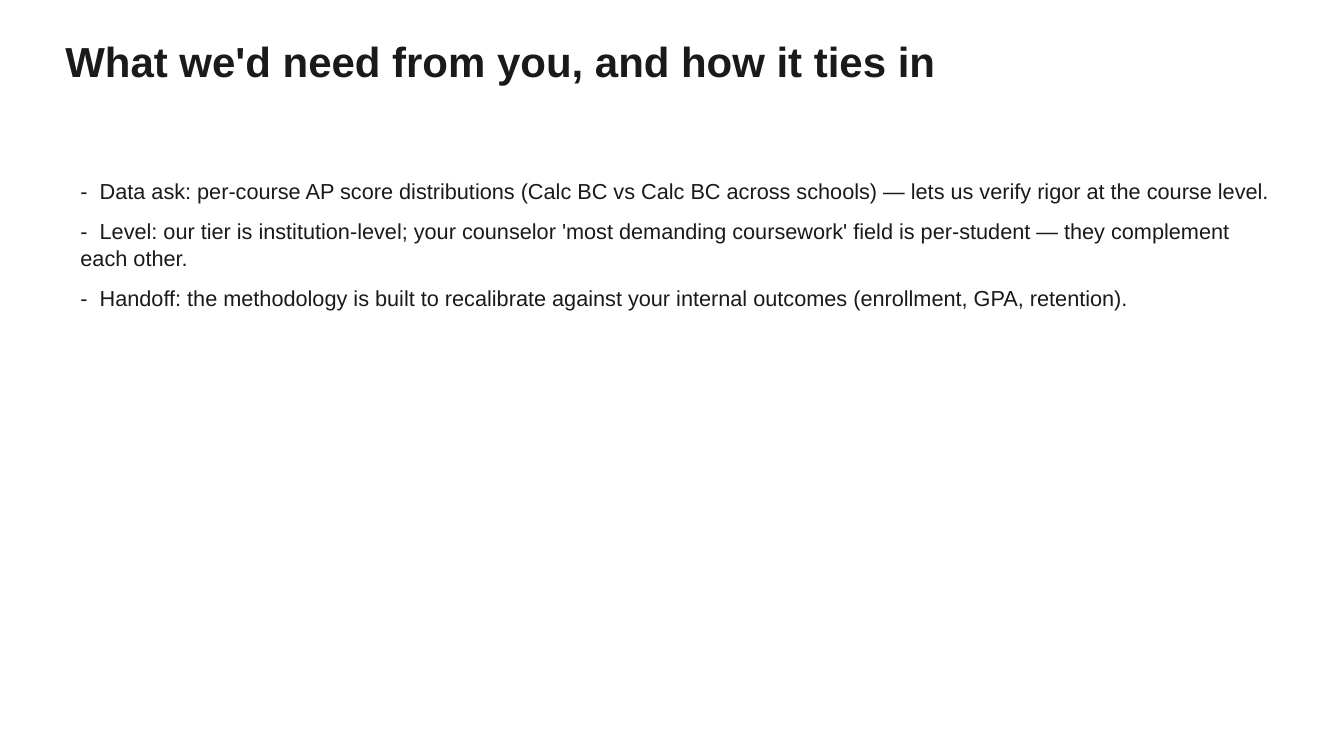
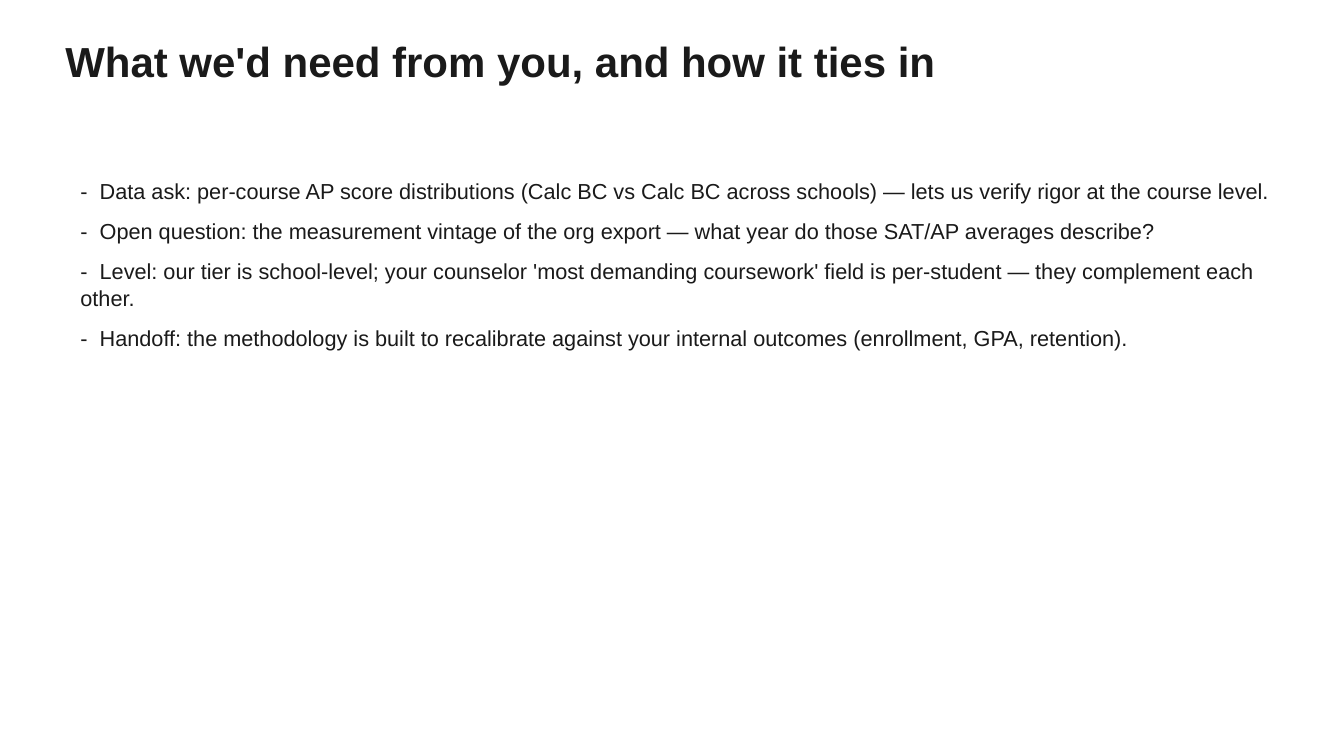
Before and after one commit to mchalekson/498-capstone, a slide deck: slide 10 of docs/Bob_Week6_Update.pptx (slide 8 before the commit). Drawn at 1344x756 pixels with LibreOffice and Linux fonts; fonts in the diff are those of the drawing. Boxes give left, top, right and bottom in pixels: in the first picture for what was removed or moved away, otherwise in the second. Text is boxed around its words. In the diff, an @@ line names an element or a change of style, - is before the commit and + after.

```diff
--- a/docs/Bob_Week6_Update.pptx
+++ b/docs/Bob_Week6_Update.pptx
@@ text at [80,223,1253,307]: text changed @@
-- Level: our tier is institution-level; your counselor 'most demanding coursework' field is per-student — they complement each other.
+- Open question: the measurement vintage of the org export — what year do those SAT/AP averages describe?
+- Level: our tier is school-level; your counselor 'most demanding coursework' field is per-student — they complement each other.
```
Also in this commit, not shown: 5 other slides changed, 2 slides added, 7 other files.
